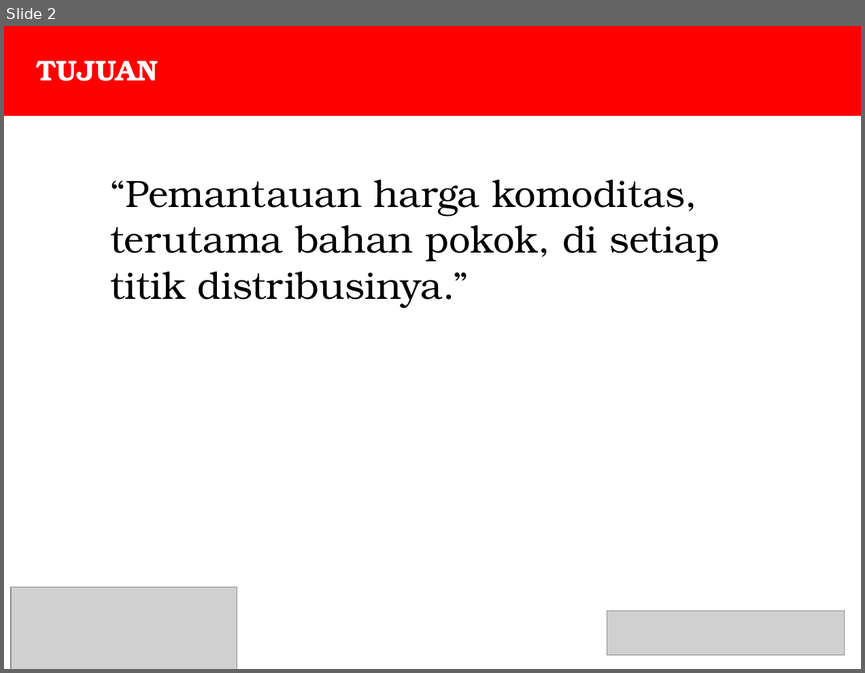
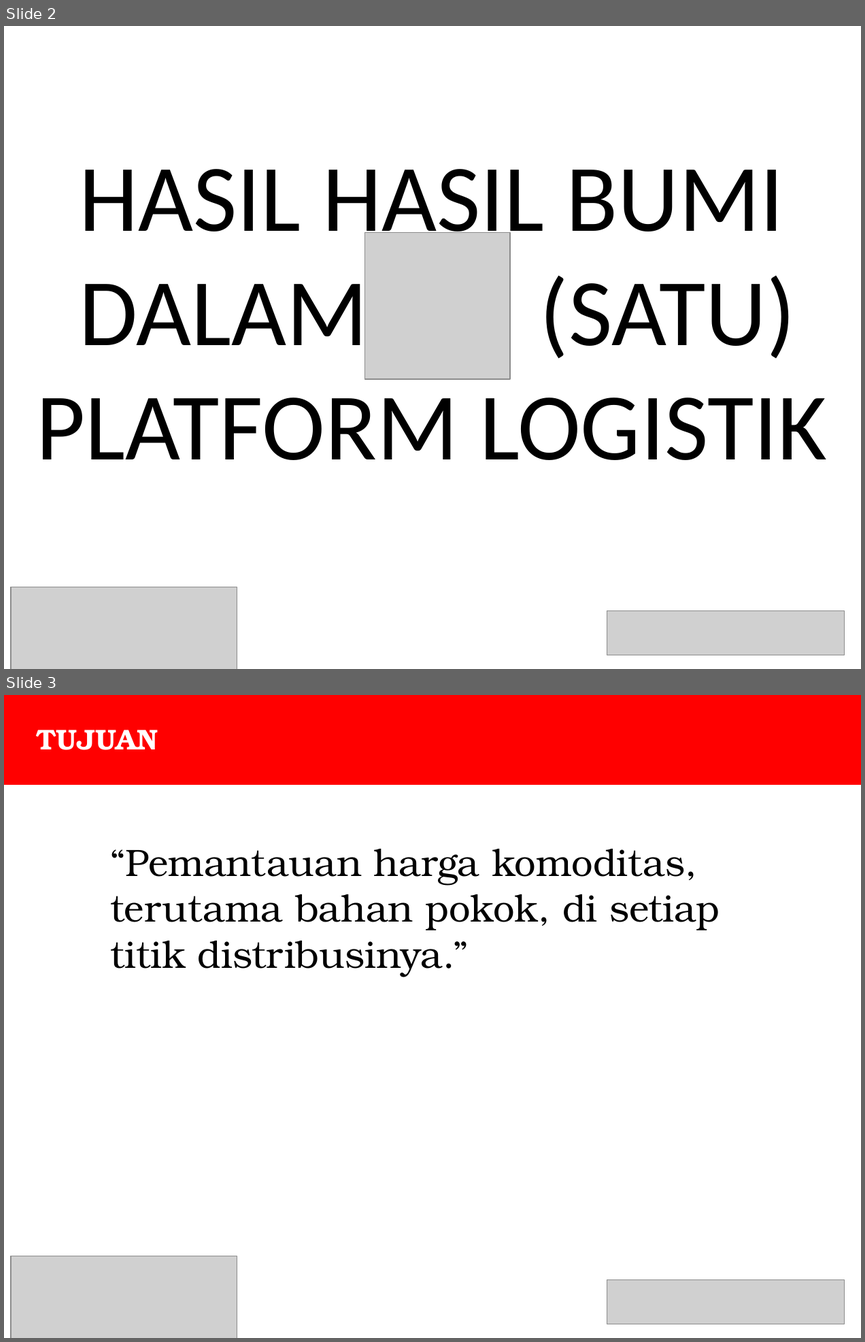
Before and after one commit to aryonp/hai, a slide deck: PRESENTASI.pptx. Shown one above the other, each under a label of ours: slide 2 before the commit, slides 2 and 3 after it. The pictures are 865x673 and 865x1342 pixels, drawn with LibreOffice and Linux fonts; fonts in the diff are those of the drawing; grey boxes stand for pictures. Boxes give left, top, right and bottom in pixels: in the first picture for what was removed or moved away, otherwise in the second. Text is boxed around its words. In the diff, an @@ line names an element or a change of style, - is before the commit and + after.

```diff
--- a/PRESENTASI.pptx
+++ b/PRESENTASI.pptx
@@ slide 2 added at [4,26,861,669], background #FFFFFF @@
@@ text added at [36,169,827,460], 80 pt, text #000000 @@
+HASIL HASIL BUMI
+DALAM (SATU) PLATFORM LOGISTIK
@@ picture added at [364,233,509,379] @@
@@ picture added at [11,587,237,669] @@
@@ picture added at [607,610,844,655] @@
@@ what was slide 2 is now slide 3 @@
```
Also in this commit, not shown: 1 other slide added, 1 slide removed, 1 other file.
